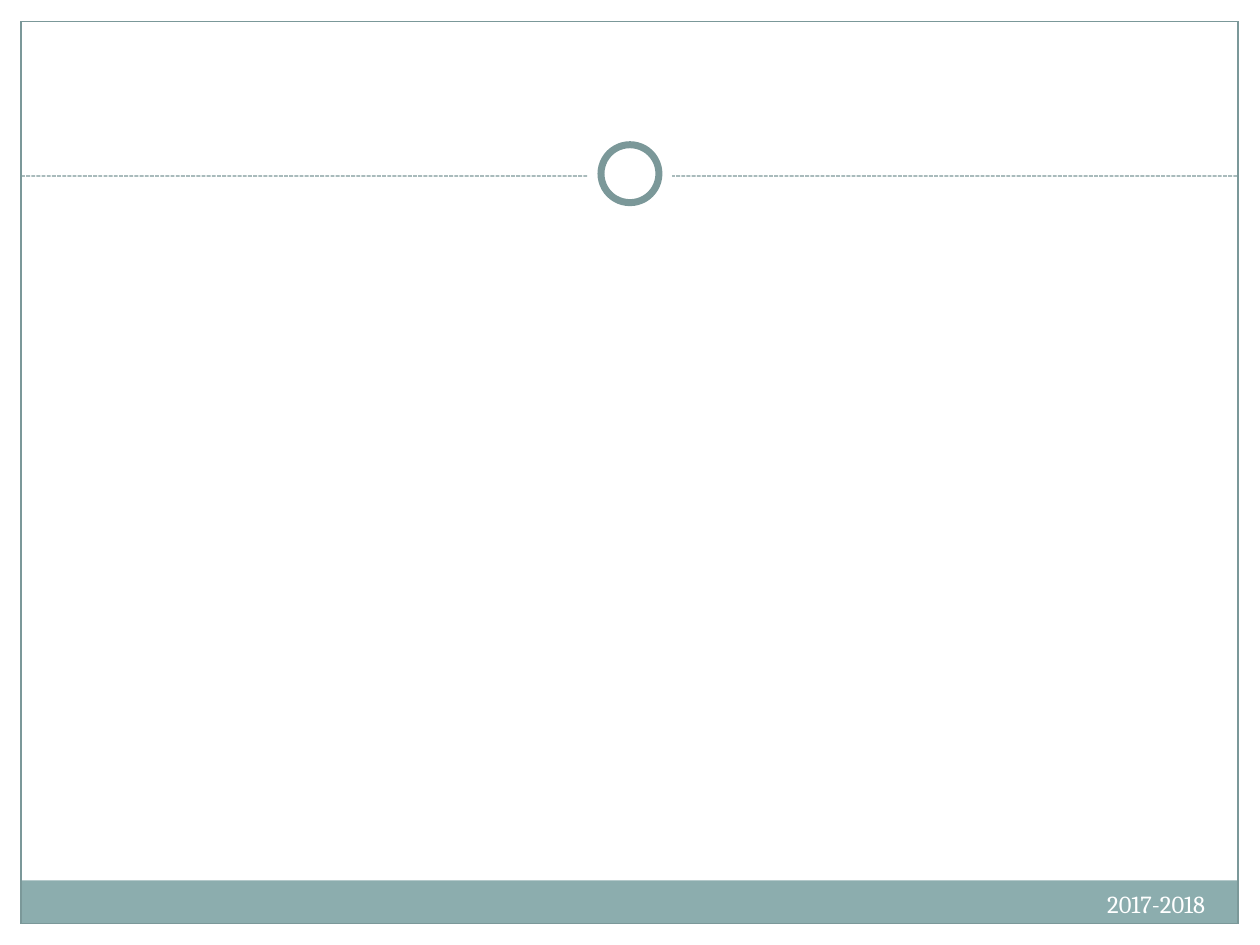
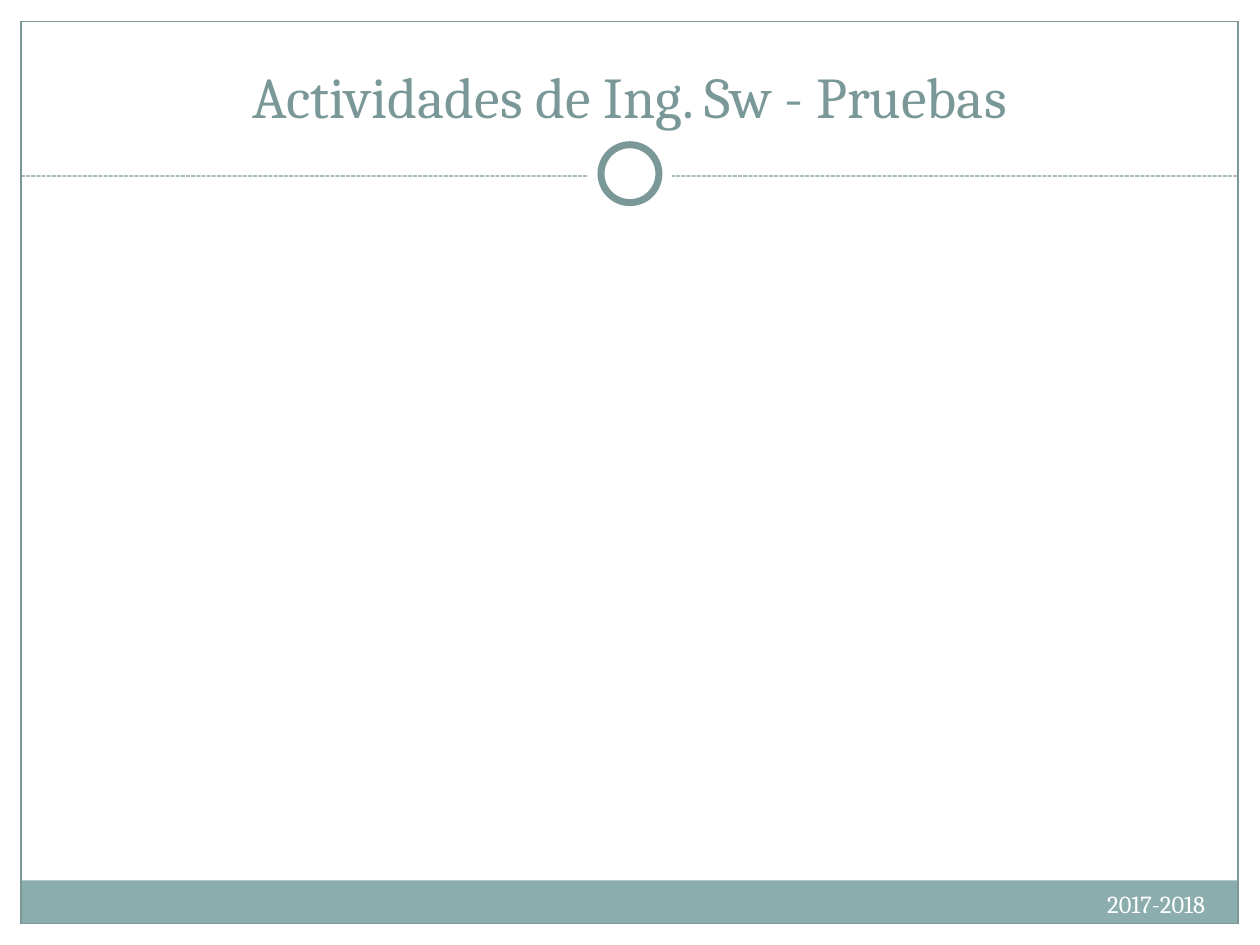
Before and after one commit to Compumatica/Proyecto-de-Ing-Software, a slide deck: slide 11 of docs/IntroIngSoft.PresentacionesFinales.pptx. Drawn at 1260x945 pixels with LibreOffice and Linux fonts; fonts in the diff are those of the drawing. Boxes give left, top, right and bottom in pixels: in the first picture for what was removed or moved away, otherwise in the second. Text is boxed around its words. In the diff, an @@ line names an element or a change of style, - is before the commit and + after.

```diff
--- a/docs/IntroIngSoft.PresentacionesFinales.pptx
+++ b/docs/IntroIngSoft.PresentacionesFinales.pptx
@@ title added at (x1=252, y1=78, x2=1006, y2=131), 33 pt, text #7C999A @@
+Actividades de Ing. Sw - Pruebas
```
Also in this commit, not shown: 9 other slides changed, 1 slide added, 1 slide removed.
